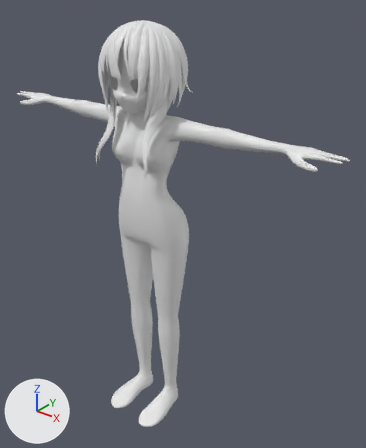
Renders of the Blender file untitled.blend from each side of a commit.
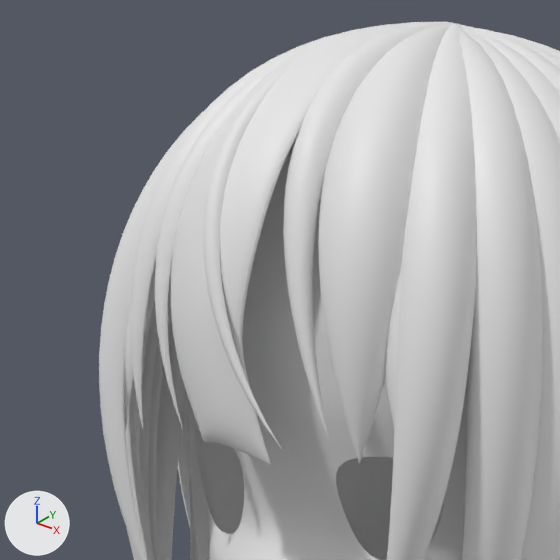
The first picture shows the older version from a 50 mm camera at (17.91, -19.34, 4.47) aimed at (1.42, 1.28, -8.32). The close-ups show both versions on the part from 23% to 44% of the width and 4% to 21% of the height of that picture; other places that the commit changed are outside them. Arrows for +X, +Y and +Z are at lower left; the lights stay in place.
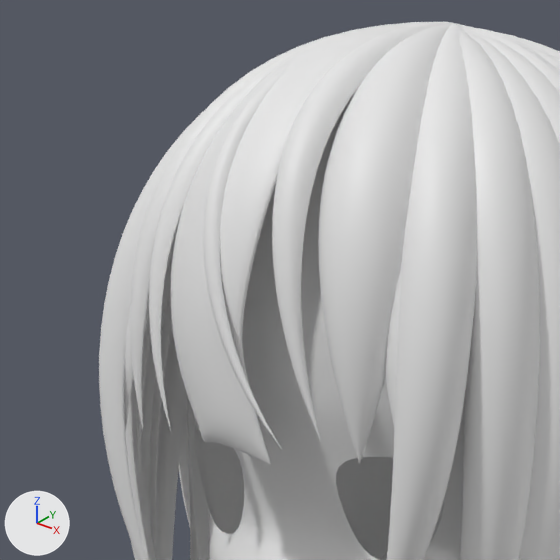
Location of each change, (x1, y1, x2, y2) in pixels of the close-ups (560 x 560 px):
```json
{"object": "NurbsPath.001", "change": "reshaped", "before": [99, 23, 560, 560], "after": [99, 23, 560, 560]}
{"object": "NurbsPath", "change": "reshaped", "before": [130, 22, 454, 464], "after": [130, 22, 454, 464]}
```

Edits to the scene script, one JSON object a line:
```json
{"block": "cu_nurbspath", "where": "_sp = cu_nurbspath.splines.new('NURBS'); _sp.points.add(4)"}
{"op": "remove", "block": "cu_nurbspath", "code": "_sp.points.foreach_set('co', [0.0114, 0.112, 2.584, 1.0, -0.588, -0.93, 2.601, 1.0, -0.861, -1.701, 1.989, 1.0, -0.85, -1.979, 1.131, 1.0, -0.546, -1.919, 0.209, 1.0])"}
{"op": "add", "block": "cu_nurbspath", "code": "_sp.points.foreach_set('co', [0.0114, 0.112, 2.584, 1.0, -0.588, -0.93, 2.601, 1.0, -0.861, -1.701, 1.989, 1.0, -0.85, -2.015, 1.131, 1.0, -0.546, -2.025, 0.209, 1.0])"}
{"block": "cu_nurbspath", "where": "_sp = cu_nurbspath.splines.new('NURBS'); _sp.points.add(4)"}
{"op": "remove", "block": "cu_nurbspath", "code": "_sp.points.foreach_set('co', [0.0111, 0.178, 2.584, 1.0, 0.15, -1.037, 2.593, 1.0, 0.237, -1.672, 2.154, 1.0, 0.382, -1.879, 1.184, 1.0, 0.743, -1.882, 0.284, 1.0])"}
{"op": "add", "block": "cu_nurbspath", "code": "_sp.points.foreach_set('co', [0.0111, 0.178, 2.584, 1.0, 0.15, -1.037, 2.593, 1.0, 0.271, -1.839, 2.139, 1.0, 0.382, -2.005, 1.174, 1.0, 0.743, -1.955, 0.284, 1.0])"}
{"block": "cu_nurbspath_002", "where": "_sp = cu_nurbspath_002.splines.new('NURBS'); _sp.points.add(5)"}
{"op": "remove", "block": "cu_nurbspath_002", "code": "_sp.points.foreach_set('co', [-0.0183, 0.144, 2.571, 1.0, 0.996, -0.534, 2.476, 1.0, 1.845, -1.338, 1.358, 1.0, 1.828, -1.366, -0.00883, 1.0, 1.51, -1.35, -1.164, 1.0, 1.144, -1.494, -1.869, 1.0])"}
{"op": "add", "block": "cu_nurbspath_002", "code": "_sp.points.foreach_set('co', [-0.0183, 0.144, 2.571, 1.0, 0.996, -0.534, 2.476, 1.0, 1.81, -1.338, 1.358, 1.0, 1.793, -1.366, -0.00883, 1.0, 1.51, -1.35, -1.164, 1.0, 1.144, -1.494, -1.869, 1.0])"}
{"block": "cu_nurbspath_002", "where": "_sp = cu_nurbspath_002.splines.new('NURBS'); _sp.points.add(5)"}
{"op": "remove", "block": "cu_nurbspath_002", "code": "_sp.points.foreach_set('co', [0.0059, 0.184, 2.571, 1.0, 1.02, -0.38, 2.419, 1.0, 1.926, -0.76, 1.463, 1.0, 1.978, -0.978, 0.305, 1.0, 1.863, -1.146, -0.79, 1.0, 1.435, -1.401, -1.725, 1.0])"}
{"op": "add", "block": "cu_nurbspath_002", "code": "_sp.points.foreach_set('co', [0.0059, 0.184, 2.571, 1.0, 1.02, -0.38, 2.419, 1.0, 1.891, -0.76, 1.463, 1.0, 1.943, -0.978, 0.305, 1.0, 1.863, -1.146, -0.79, 1.0, 1.435, -1.401, -1.725, 1.0])"}
{"block": "cu_nurbspath_002", "where": "_sp = cu_nurbspath_002.splines.new('NURBS'); _sp.points.add(5)"}
{"op": "remove", "block": "cu_nurbspath_002", "code": "_sp.points.foreach_set('co', [0.0000672, 0.172, 2.571, 1.0, 1.053, -0.161, 2.438, 1.0, 1.975, -0.407, 1.458, 1.0, 2.044, -0.65, 0.37, 1.0, 1.945, -0.927, -0.895, 1.0, 1.495, -1.312, -1.649, 1.0])"}
{"op": "add", "block": "cu_nurbspath_002", "code": "_sp.points.foreach_set('co', [0.0000672, 0.172, 2.571, 1.0, 1.053, -0.161, 2.438, 1.0, 1.94, -0.407, 1.458, 1.0, 2.009, -0.65, 0.37, 1.0, 1.945, -0.927, -0.895, 1.0, 1.495, -1.312, -1.649, 1.0])"}
```
